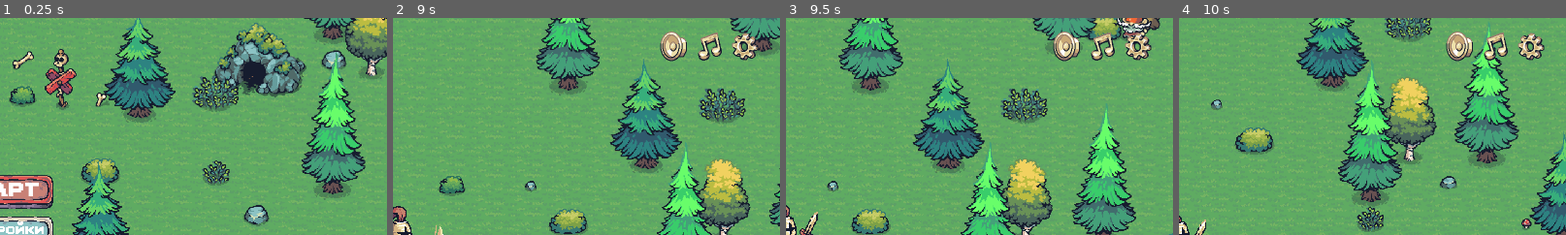
Above: before the commit, frames 1-4 (left to right).
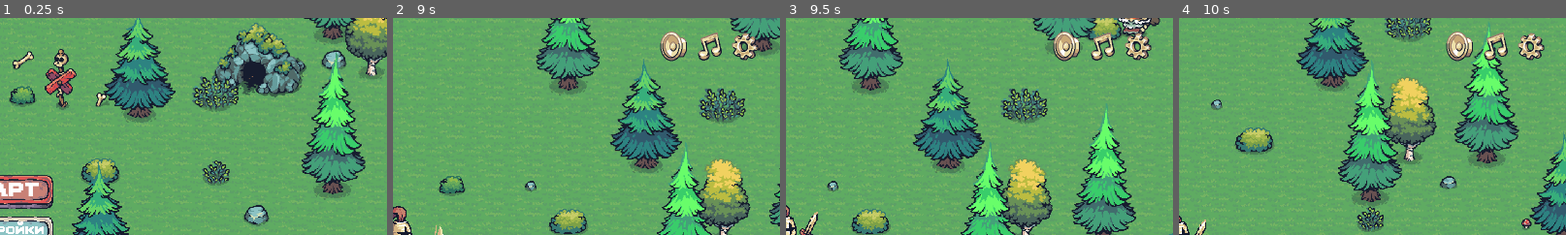
Above: after the commit, the same moments.

Repository: darkicestormteam/Fgame
Game: Godot game, scene res://scenes/mainmenu.tscn
The game is run twice, just before and just after one commit, with the same random seed, the same clock (stepped at 60 frames per second) and the same inputs.
Inputs (mouse positions are % of the whole screen's width and height, from its top left):
- Up to frame 1 (0.25 s): no input
- Up to frame 2 (9 s): click "старт" at 0.5 s; click "старт" at 1.25 s; tap Enter (ui_accept) at 2, 2.27, 3.02, 4.25, 4.52, 5.27, 6.02, 7.52, 8.27 s; move the mouse to (72, 45) at 2.02 s; hold D (move_right) 2.03-2.78 s; tap Space every 0.75 s from 2.1 to 8.85 s; move the mouse to (30, 55) at 2.77 s; hold S (move_down) 2.78-3.53 s; move the mouse to (60, 28) at 3.52 s; hold D (move_right) 3.53-4.28 s; move the mouse to (45, 70) at 4.27 s; hold W (move_up) 4.28-5.03 s; move the mouse to (80, 65) at 5.02 s; hold A (move_left) 5.03-6.53 s; move the mouse to (20, 35) at 5.77 s; move the mouse to (55, 50) at 6.52 s; hold S (move_down) 6.53-7.28 s; move the mouse to (35, 25) at 7.27 s; hold D (move_right) 7.28-8.03 s; move the mouse to (72, 45) at 8.02 s; hold W (move_up) 8.03-8.78 s; move the mouse to (30, 55) at 8.77 s; hold D (move_right) from 8.78 s (still down)
- Up to frame 3 (9.5 s): keep holding D (move_right); tap Enter (ui_accept) at 9.02 s
- Up to frame 4 (10 s): move the mouse to (60, 28) at 9.52 s; release D (move_right) at 9.53 s; hold S (move_down) from 9.53 s (still down); tap Space at 9.6 s
The pictures show only the part of the screen within x 50-100%, y 0-50%; the shares and areas given below are measured in that part.

Frames 1-2 are identical in both runs. In frame 3, 0.7% of the frame differs, in the area x 85-97%, y 0-11%; in frame 4, nothing differs.

Commit message:
Add enemy separation distance settings to inspector
-Key features implemented:
-Added separation_distance and separation_strength export variables to enemy.gd for controlling enemy spacing
-Implemented _calculate_separation function that computes repulsion forces between enemies
-Integrated separation physics into enemy movement logic during non-attacking state
-Updated .gitignore to remove *.class file exclusion and add various compressed archive formats

The changes enable dynamic enemy spacing through inspector-configurable parameters while maintaining existing enemy behavior and improving file filtering rules.

Diff:
--- a/script/enemy.gd
+++ b/script/enemy.gd
@@ -9,6 +9,10 @@
 # Настройки телепортации
 @export var teleport_distance: float = 2500.0
 @export var camera_buffer: float = 200.0
+
+# Настройки расстояния между врагами
+@export var separation_distance: float = 30.0
+@export var separation_strength: float = 50.0
 
 var _player: Node2D = null
 var _grass_layer: TileMapLayer = null
@@ -108,6 +112,10 @@
 		# Запоминаем желаемое направление для анимации и логики
 		var desired_velocity = direction * speed
 
+		# Применяем силу разделения от других врагов
+		var separation_force = _calculate_separation()
+		desired_velocity += separation_force
+
 		if desired_velocity.x > 0:
 			animated_sprite.flip_h = false
 			attack_area.scale.x = abs(attack_area.scale.x)
@@ -245,3 +253,25 @@
 	else:
 		# Если не нашли траву, просто телепортируем в целевую точку
 		global_position = target_pos
+
+# Вычисляет силу отталкивания от других врагов
+func _calculate_separation() -> Vector2:
+	var separation_force = Vector2.ZERO
+	var enemies = get_tree().get_nodes_in_group("Enemy")
+
+	for enemy in enemies:
+		if enemy == self:
+			continue
+
+		var distance = global_position.distance_to(enemy.global_position)
+
+		# Если другой враг слишком близко
+		if distance > 0 and distance < separation_distance:
+			# Вектор отталкивания (от другого врага к нам)
+			var push_direction = (global_position - enemy.global_position).normalized()
+
+			# Сила отталкивания увеличивается, когда враги ближе друг к другу
+			var push_strength = (separation_distance - distance) / separation_distance
+			separation_force += push_direction * push_strength * separation_strength
+
+	return separation_force
Not shown, changed: .gitignore
